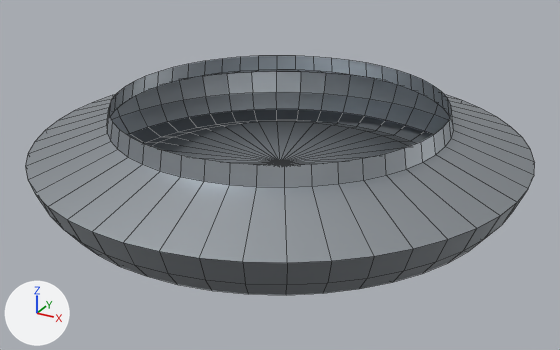
The OBJ model data/ship.obj as it was, and as the next commit left it.
The view is the same before and after, from a 50 mm lens placed at (1.79, -3.26, 1.43), pointed at (0.03, -0.06, -0.17). Lighting does not change. The marker at lower left points along +X, +Y and +Z. Mesh edges are drawn as thin lines. Where no turn or scale is listed for an object, it has been applied to the vertices.

The first picture shows 'ship'.
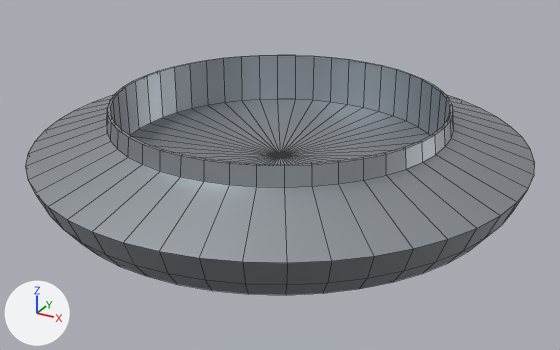
What differs and where, as boxes (x1, y1, x2, y2) in the pictures (560 x 350 px):
'ship', reshaped: before (25, 56, 535, 295); after (25, 55, 535, 295)
part 1 of me_ship, built on: before (115, 56, 454, 187); after (107, 55, 454, 187)

What changed in the scene script:
```text
Change me_ship:
    used by ob_ship; location = (0.0, 0.0, 0.0)
    remove me_ship.from_pydata(...)  # 337 vertices, 336 faces; spans x -1.25..1.25, y -1.25..1.25, z -0.25..0.22
    add me_ship.from_pydata(...)  # 434 vertices, 480 faces; spans x -1.25..1.25, y -1.25..1.25, z -0.25..0.22
    me_ship part 1
    24 faces are deleted
    20 vertices move within x -0.84..0.84, y -0.84..0.84, z 0.22
    52 vertices are added at x -0.85..0.85, y -0.85..0.85, z -0.08..0.22
    12 new vertices lie (0.0, 0.0, -0.28) away from vertices in x -0.84..0.84, y -0.84..0.84, z 0.22
    6 new vertices lie (0.0, 0.0, -0.28) away from vertices in x -0.83..0.83, y -0.83..0.11, z 0.22
    5 new vertices lie (0.0, 0.0, -0.28) away from vertices in x -0.11..0.66, y 0.51..0.83, z 0.22
    6 new vertices lie (0.0, 0.0, -0.28) away from vertices in x -0.66..-0.51, y -0.66..0.66, z 0.22
    16 new vertices lie (0.0, 0.0, 0.28) away from vertices in x -0.77..0.77, y -0.77..0.77, z -0.06
    168 new faces join them
```
